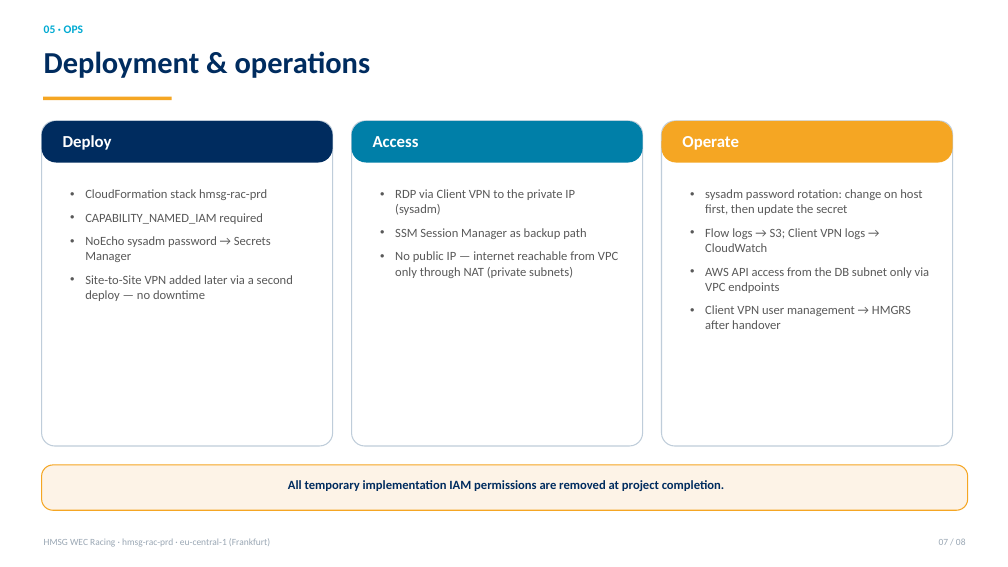
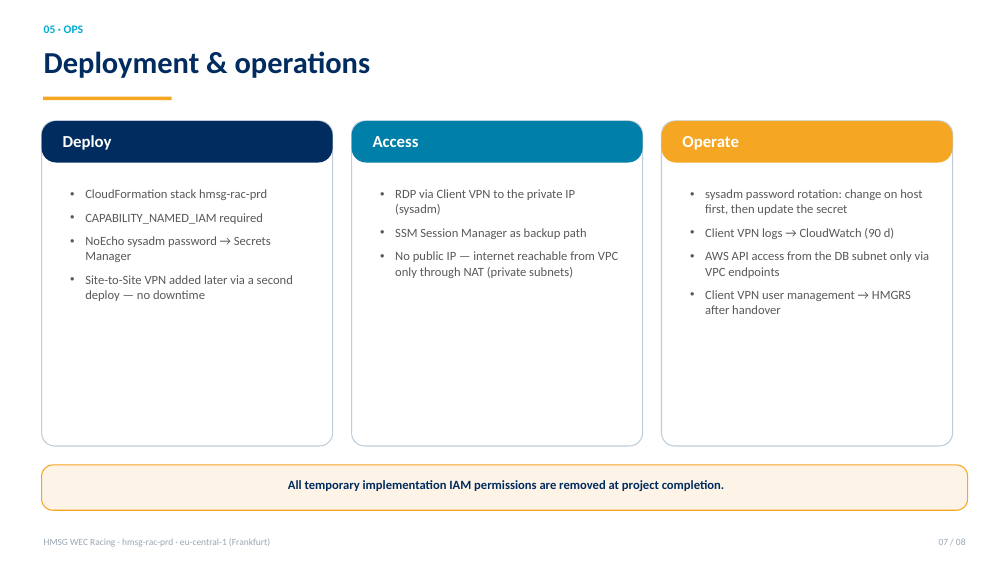
Before and after one commit to megaboi1001/haee, a slide deck: slide 7 of deliverables/AWS-Architecture-Design-Document.pptx. Drawn at 1008x567 pixels with LibreOffice and Linux fonts; fonts in the diff are those of the drawing. Boxes give left, top, right and bottom in pixels: in the first picture for what was removed or moved away, otherwise in the second. Text is boxed around its words. In the diff, an @@ line names an element or a change of style, - is before the commit and + after.

Commit message:
Remove VPC flow logs: drop FlowLogBucket + VpcFlowLog from template and all deliverables
- Template: delete S3 bucket and flow log resources, keep template lint-clean
- README: drop flow-log rows/bullets, cfn-guard findings now 9 (was 14)
- Deliverables: remove flow-log chips/bullets/rows from PPTX, EXCEL, DOCX
- Doc generator regenerated

```diff
--- a/deliverables/AWS-Architecture-Design-Document.pptx
+++ b/deliverables/AWS-Architecture-Design-Document.pptx
@@ text at (705,228,894,239): text changed @@
-• Flow logs → S3; Client VPN logs → CloudWatch
+• Client VPN logs → CloudWatch (90 d)
```
Also in this commit, not shown: 1 other slide changed, 7 other files.
